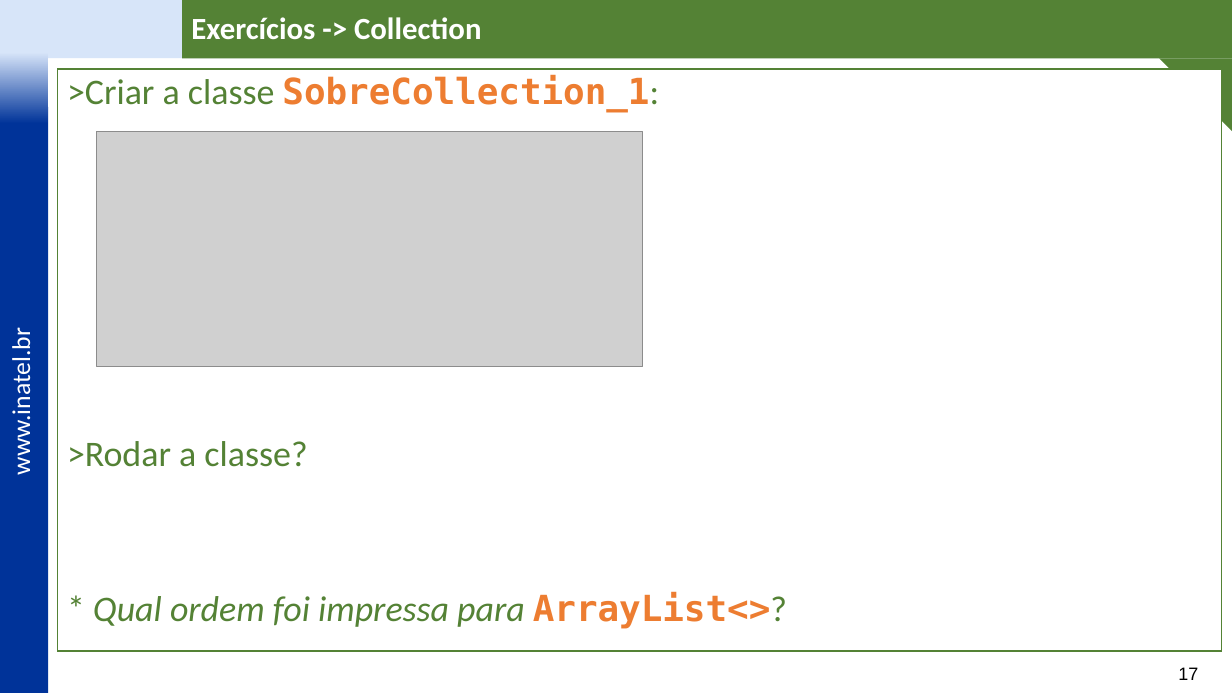
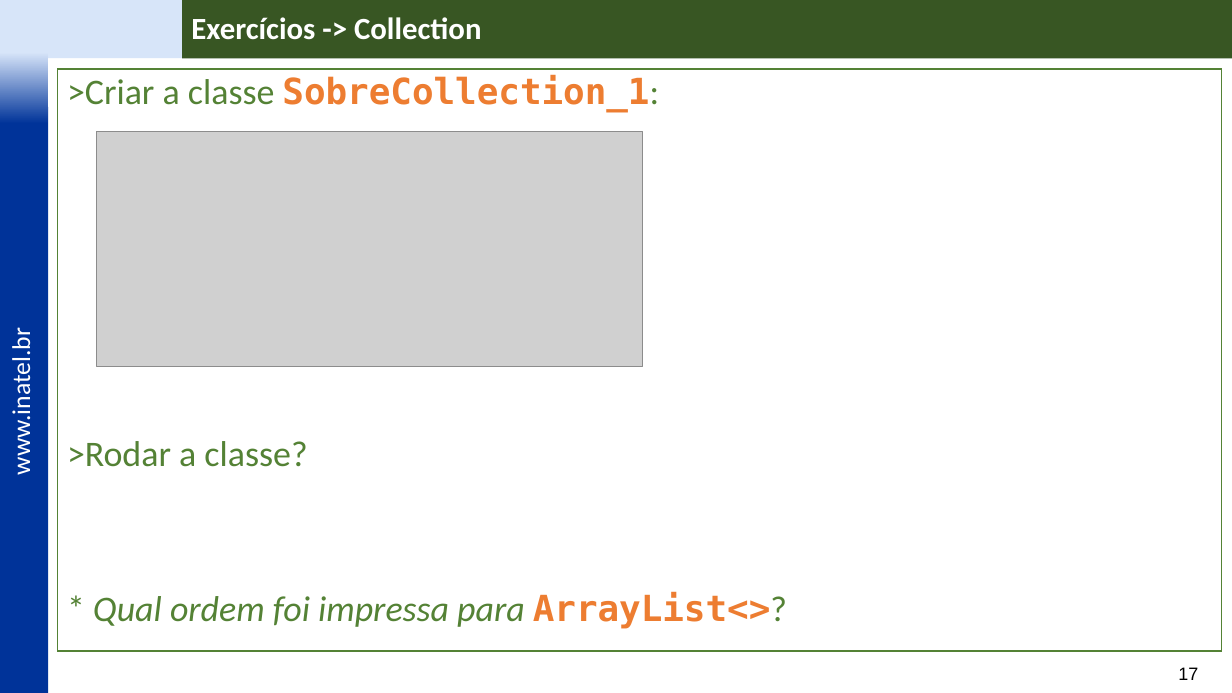
Before and after one commit to vitor-figueiredo/Lab_JavaCollections, a slide deck: slide 17 of _docs/IDP Labs - Java Collections - v3.pptx. Drawn at 1232x693 pixels with LibreOffice and Linux fonts; fonts in the diff are those of the drawing; grey boxes stand for pictures; background and template pictures are left out. Boxes give left, top, right and bottom in pixels: in the first picture for what was removed or moved away, otherwise in the second. Text is boxed around its words. In the diff, an @@ line names an element or a change of style, - is before the commit and + after.

```diff
--- a/_docs/IDP Labs - Java Collections - v3.pptx
+++ b/_docs/IDP Labs - Java Collections - v3.pptx
@@ rectangle "Exercícios -> Collection" at bbox=[182, 0, 1232, 58]: fill #548235 to #385723 @@
@@ triangle removed at bbox=[1160, 58, 1232, 131] @@
```
Also in this commit, not shown: 14 other slides changed, 1 slide added, 9 other files.
